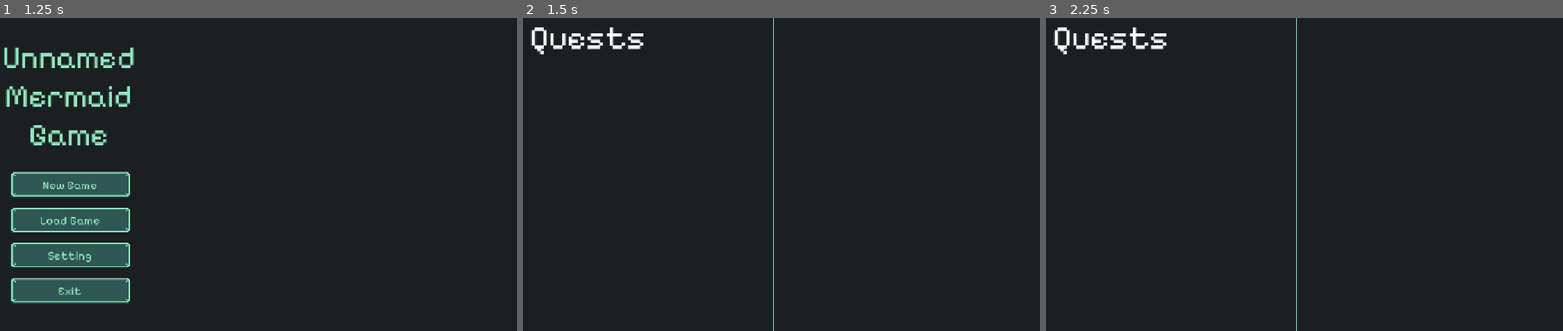
Above: before the commit, frames 1-3 (left to right).
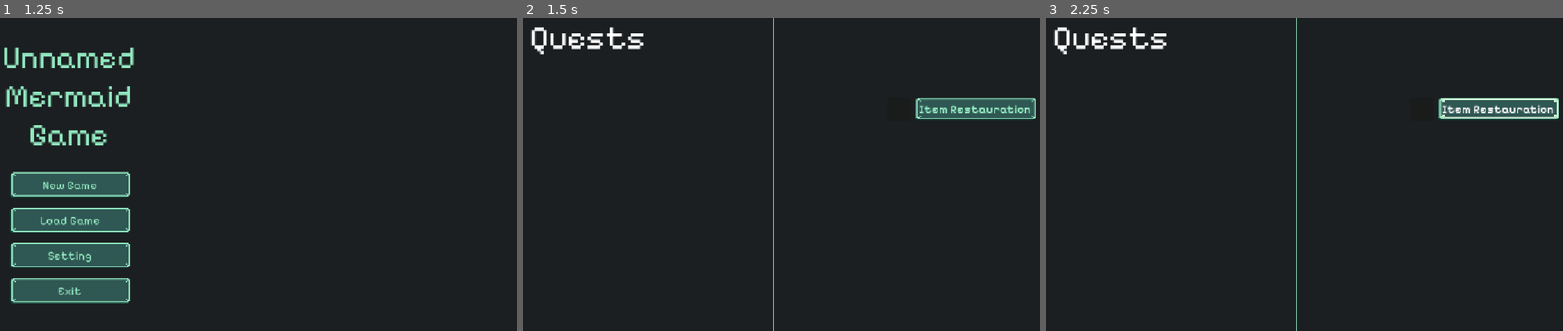
Above: after the commit, the same moments.

Repository: LenaCichewitz/GameJam
Game: Godot game, scene res://scenes/main_scene.tscn
Same seed, same stepped clock (60 frames per second), same inputs: the game is played once before the commit and once after it.
Inputs (mouse positions are in pixels of both pictures, inside the frame that each line leads up to):
- Up to frame 1 (1.25 s): click (449, 108) at 0.5 s, where only the run after the commit has a clickable "Item Restauration"
- Up to frame 2 (1.5 s): click "New Game" at 1.25 s
- Up to frame 3 (2.25 s): click (1495, 108) at 2 s, where only the run after the commit has a clickable "Item Restauration"

Frame 1 is identical in both runs. In frame 2, 1.5% of the frame differs, in the area x 75-100%, y 25-33%; in frame 3, 1.5%.

Commit message:
Move Main Menu to ui folder

Diff:
--- a/scenes/main_scene.tscn
+++ b/scenes/main_scene.tscn
@@ -4,7 +4,7 @@
 [ext_resource type="PackedScene" uid="uid://d1qofgb7ly6ev" path="res://scenes/mermaids/mermaid_manager.tscn" id="3_gubc5"]
 [ext_resource type="PackedScene" uid="uid://cw88yy8x6b340" path="res://scenes/ui/management_root.tscn" id="3_pu3yx"]
 [ext_resource type="PackedScene" uid="uid://cuiyk2x7ivtrh" path="res://scenes/items/item_manager.tscn" id="3_rt2n2"]
-[ext_resource type="PackedScene" uid="uid://01r313regslk" path="res://main_menu.tscn" id="4_pu3yx"]
+[ext_resource type="PackedScene" uid="uid://01r313regslk" path="res://scenes/ui/main_menu.tscn" id="4_pu3yx"]
 
 [node name="MainScene" type="Node" unique_id=577158869]
 process_mode = 3
--- a/main_menu.tscn
+++ b/scenes/ui/main_menu.tscn
@@ -1,13 +1,13 @@
 [gd_scene format=3 uid="uid://01r313regslk"]
 
-[ext_resource type="Script" uid="uid://dy40qer85l50f" path="res://main_menu.gd" id="1_06t4h"]
+[ext_resource type="Script" uid="uid://dy40qer85l50f" path="res://scenes/ui/main_menu.gd" id="1_06t4h"]
 [ext_resource type="FontFile" uid="uid://crn665n4v4ku3" path="res://Fonts/Pixelify_Sans/PixelifySans-VariableFont_wght.ttf" id="2_7vrkn"]
 [ext_resource type="FontFile" uid="uid://cyu056i3h3g3i" path="res://Fonts/Pixelify_Sans/static/PixelifySans-Regular.ttf" id="3_fu7sn"]
 [ext_resource type="Texture2D" uid="uid://hm1ulo3creqw" path="res://graphics/button1.svg" id="3_nlkkf"]
 [ext_resource type="Texture2D" uid="uid://c1850uphsyx2x" path="res://graphics/button3.svg" id="4_0k4wn"]
 [ext_resource type="Texture2D" uid="uid://crd36k40u02n2" path="res://graphics/button2.svg" id="5_j5v2v"]
 [ext_resource type="Texture2D" uid="uid://dvksxvbflrtju" path="res://graphics/icons/icon_close_button.svg" id="7_qe12f"]
-[ext_resource type="Script" uid="uid://dtx17jdt2aw4d" path="res://fullscreen_controll.gd" id="8_8qtwp"]
+[ext_resource type="Script" uid="uid://dtx17jdt2aw4d" path="res://scenes/ui/fullscreen_controll.gd" id="8_8qtwp"]
 
 [sub_resource type="StyleBoxFlat" id="StyleBoxFlat_gf8qy"]
 bg_color = Color(0.105882354, 0.12156863, 0.12941177, 1)
--- a/scenes/ui/management_root.tscn
+++ b/scenes/ui/management_root.tscn
@@ -1,6 +1,11 @@
 [gd_scene format=3 uid="uid://cw88yy8x6b340"]
 
 [ext_resource type="FontFile" uid="uid://crn665n4v4ku3" path="res://Fonts/Pixelify_Sans/PixelifySans-VariableFont_wght.ttf" id="1_yn4a1"]
+[ext_resource type="FontFile" uid="uid://bwgkwulj2e4wq" path="res://Fonts/Pixelify_Sans/static/PixelifySans-Bold.ttf" id="2_a4i7e"]
+[ext_resource type="PackedScene" uid="uid://dpvjhr5efep37" path="res://scenes/ui/components/mermaid_list_item.tscn" id="2_rlydk"]
+[ext_resource type="Texture2D" uid="uid://hm1ulo3creqw" path="res://graphics/button1.svg" id="3_rlydk"]
+[ext_resource type="Texture2D" uid="uid://c1850uphsyx2x" path="res://graphics/button3.svg" id="4_wul21"]
+[ext_resource type="Texture2D" uid="uid://crd36k40u02n2" path="res://graphics/button2.svg" id="5_nk5b7"]
 
 [sub_resource type="StyleBoxFlat" id="StyleBoxFlat_v8y12"]
 bg_color = Color(0.57254905, 0.9098039, 0.7529412, 1)
@@ -13,6 +18,15 @@
 
 [sub_resource type="StyleBoxFlat" id="StyleBoxFlat_unrva"]
 bg_color = Color(0.105882354, 0.12156863, 0.12941177, 1)
+
+[sub_resource type="StyleBoxTexture" id="StyleBoxTexture_gf8qy"]
+texture = ExtResource("3_rlydk")
+
+[sub_resource type="StyleBoxTexture" id="StyleBoxTexture_unrva"]
+texture = ExtResource("4_wul21")
+
+[sub_resource type="StyleBoxTexture" id="StyleBoxTexture_yjdm6"]
+texture = ExtResource("5_nk5b7")
 
 [node name="ManagementRoot" type="Control" unique_id=1842124898]
 layout_mode = 3
@@ -90,3 +104,69 @@
 grow_horizontal = 2
 grow_vertical = 2
 theme_override_styles/panel = SubResource("StyleBoxFlat_unrva")
+
+[node name="VBoxContainer" type="VBoxContainer" parent="HBoxContainer/MermaidDetailsRoot/Panel" unique_id=1695299590]
+layout_mode = 1
+anchors_preset = 15
+anchor_right = 1.0
+anchor_bottom = 1.0
+offset_left = -1.0
+offset_top = 69.0
+grow_horizontal = 2
+grow_vertical = 2
+theme_override_constants/separation = 32
+
+[node name="Mermaid List Row1" type="HBoxContainer" parent="HBoxContainer/MermaidDetailsRoot/Panel/VBoxContainer" unique_id=253237720]
+layout_mode = 2
+theme_override_constants/separation = 16
+alignment = 1
+
+[node name="MermaidListItem" parent="HBoxContainer/MermaidDetailsRoot/Panel/VBoxContainer/Mermaid List Row1" unique_id=1707984664 instance=ExtResource("2_rlydk")]
+layout_mode = 2
+
+[node name="MermaidListItem2" parent="HBoxContainer/MermaidDetailsRoot/Panel/VBoxContainer/Mermaid List Row1" unique_id=1035215130 instance=ExtResource("2_rlydk")]
+layout_mode = 2
+
+[node name="MermaidListItem3" parent="HBoxContainer/MermaidDetailsRoot/Panel/VBoxContainer/Mermaid List Row1" unique_id=435520057 instance=ExtResource("2_rlydk")]
+layout_mode = 2
+
+[node name="Mermaid List Row2" type="HBoxContainer" parent="HBoxContainer/MermaidDetailsRoot/Panel/VBoxContainer" unique_id=1447057701]
+layout_mode = 2
+theme_override_constants/separation = 16
+alignment = 1
+
+[node name="MermaidListItem" parent="HBoxContainer/MermaidDetailsRoot/Panel/VBoxContainer/Mermaid List Row2" unique_id=1554050839 instance=ExtResource("2_rlydk")]
+layout_mode = 2
+
+[node name="MermaidListItem2" parent="HBoxContainer/MermaidDetailsRoot/Panel/VBoxContainer/Mermaid List Row2" unique_id=351956355 instance=ExtResource("2_rlydk")]
+layout_mode = 2
+
+[node name="MarginContainer" type="MarginContainer" parent="HBoxContainer/MermaidDetailsRoot/Panel/VBoxContainer" unique_id=1057564049]
+layout_mode = 2
+theme_override_constants/margin_left = 235
+theme_override_constants/margin_top = 32
+theme_override_constants/margin_right = 32
+theme_override_constants/margin_bottom = 16
+
+[node name="HBoxContainer" type="HBoxContainer" parent="HBoxContainer/MermaidDetailsRoot/Panel/VBoxContainer/MarginContainer" unique_id=1401296714]
+layout_mode = 2
+theme_override_constants/separation = 8
+
+[node name="PanelContainer" type="PanelContainer" parent="HBoxContainer/MermaidDetailsRoot/Panel/VBoxContainer/MarginContainer/HBoxContainer" unique_id=1453000268]
+custom_minimum_size = Vector2(48, 48)
+layout_mode = 2
+
+[node name="TextureRect" type="TextureRect" parent="HBoxContainer/MermaidDetailsRoot/Panel/VBoxContainer/MarginContainer/HBoxContainer/PanelContainer" unique_id=671103954]
+layout_mode = 2
+mouse_filter = 2
+
+[node name="Button" type="Button" parent="HBoxContainer/MermaidDetailsRoot/Panel/VBoxContainer/MarginContainer/HBoxContainer" unique_id=1761618505]
+layout_mode = 2
+size_flags_horizontal = 3
+theme_override_colors/font_color = Color(0.57254905, 0.9098039, 0.7529412, 1)
+theme_override_fonts/font = ExtResource("2_a4i7e")
+theme_override_font_sizes/font_size = 24
+theme_override_styles/normal = SubResource("StyleBoxTexture_gf8qy")
+theme_override_styles/pressed = SubResource("StyleBoxTexture_unrva")
+theme_override_styles/hover = SubResource("StyleBoxTexture_yjdm6")
+text = "Item Restauration"
Renamed: fullscreen_controll.gd -> scenes/ui/fullscreen_controll.gd
Renamed: fullscreen_controll.gd.uid -> scenes/ui/fullscreen_controll.gd.uid
Renamed: main_menu.gd -> scenes/ui/main_menu.gd
Renamed: main_menu.gd.uid -> scenes/ui/main_menu.gd.uid
